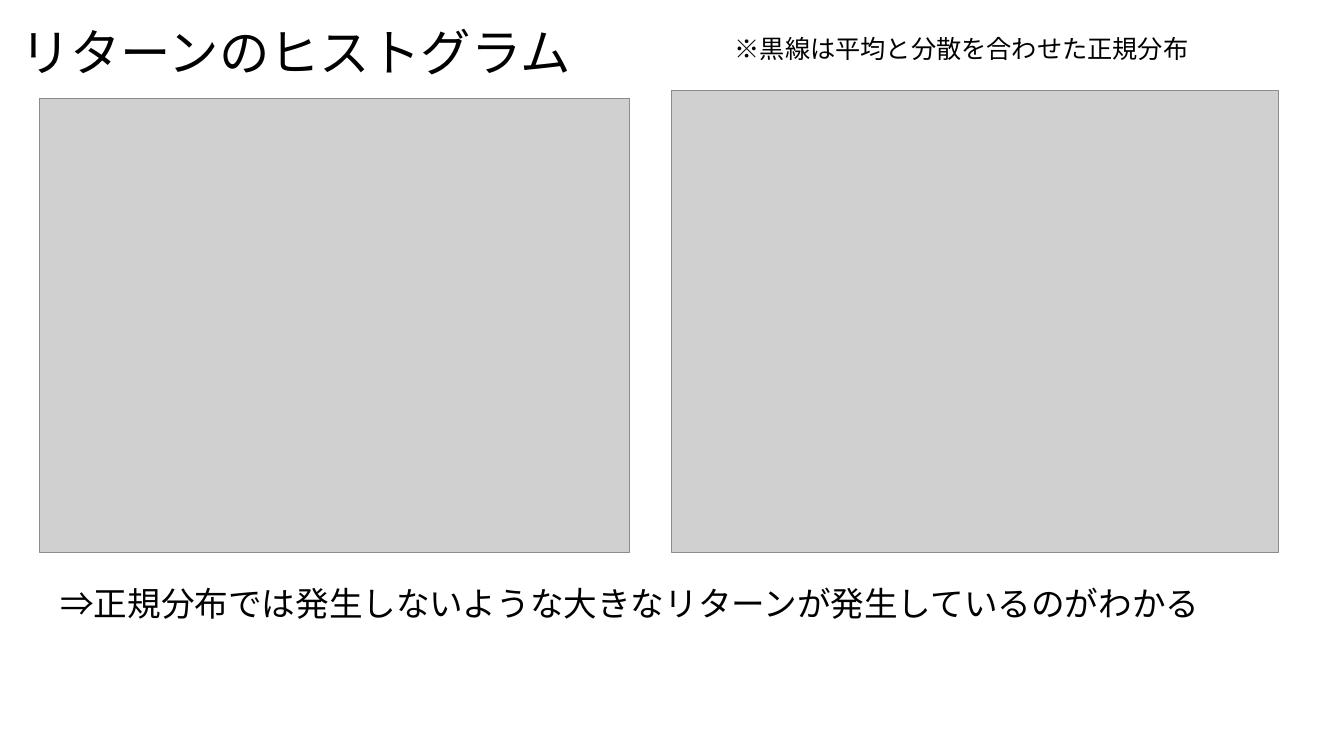
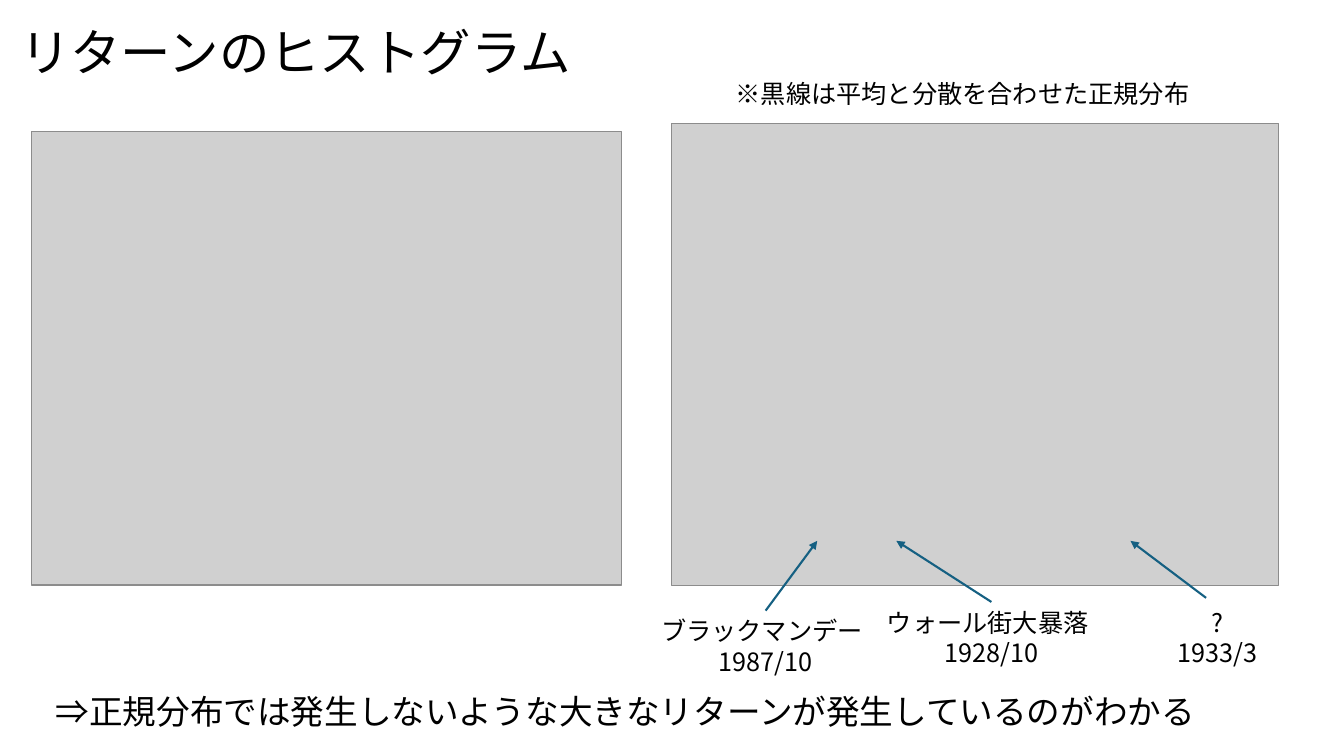
Before and after one commit to nakayasu720/report, a slide deck: slide 6 of 時系列データの生成.pptx (slide 5 before the commit). Drawn at 1344x756 pixels with LibreOffice and Linux fonts; fonts in the diff are those of the drawing; grey boxes stand for pictures. Boxes give left, top, right and bottom in pixels: in the first picture for what was removed or moved away, otherwise in the second. Text is boxed around its words. In the diff, an @@ line names an element or a change of style, - is before the commit and + after.

```diff
--- a/時系列データの生成.pptx
+++ b/時系列データの生成.pptx
@@ text "※黒線は平均と分散を合わせた正規分布": place and size @@
-text "※黒線は平均と分散を合わせた正規分布" at bbox=[735, 37, 1189, 60]
+text "※黒線は平均と分散を合わせた正規分布" at bbox=[736, 82, 1190, 105]
@@ picture: place and size @@
-picture at bbox=[40, 99, 630, 553]
+picture at bbox=[31, 131, 621, 585]
@@ picture: place and size @@
-picture at bbox=[673, 91, 1279, 553]
+picture at bbox=[673, 123, 1279, 585]
@@ arrow added from (766, 611) to (818, 541), #156082 1.5 pt @@
@@ arrow added from (992, 602) to (896, 541), #156082 1.5 pt @@
@@ arrow added from (1206, 598) to (1131, 541), #156082 1.5 pt @@
@@ text added at bbox=[661, 618, 863, 676], 18 pt, text #000000 @@
+ブラックマンデー
+1987/10
@@ text added at bbox=[887, 610, 1089, 667], 18 pt, text #000000 @@
+ウォール街大暴落
+1928/10
@@ text added at bbox=[1177, 642, 1257, 667], 18 pt, text #000000 @@
+?
+1933/3
@@ text "⇒正規分布では発生しないような大きなリターンが発生しているのがわかる": place and size @@
-text "⇒正規分布では発生しないような大きなリターンが発生しているのがわかる" at bbox=[60, 587, 1199, 619]
+text "⇒正規分布では発生しないような大きなリターンが発生しているのがわかる" at bbox=[56, 695, 1195, 727]
```
Also in this commit, not shown: 17 other slides changed, 5 slides added, 3 slides removed.
